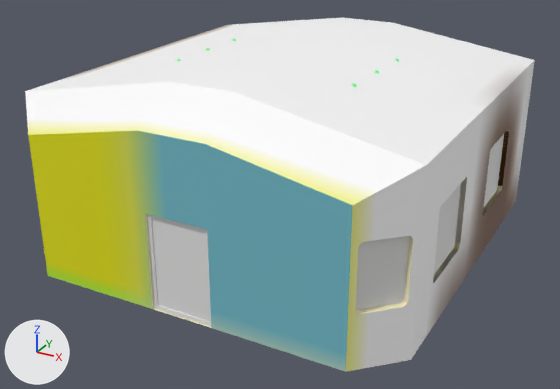
The Blender file Assets/_CookieClicker/3Dmodels/Blendfiles/Environment.blend as it was, and as the next commit left it.
One viewpoint serves both versions: a 50 mm camera at (7.58, -14.13, 7.95) aimed at (0.05, -0.44, 1.11). The axes (+X, +Y, +Z) are drawn at lower left. The lights are the same throughout.

Objects in the first picture: 'Building'.
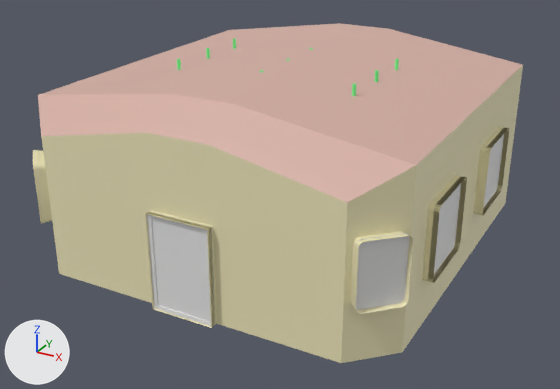
Where the newer file only moved an object's origin or applied its transform, the numbers keep the older frame.

The change in detail:
me_cube_001 is used by ob_building; location (0.0, 0.0, 4.0); scale (4.0, 4.0, 4.0).
me_cube_001 had 606 vertices, 536 faces and spanned x -1.05..1.05, y -1.04..1.06, z -1.0..0.05.
me_cube_001 now has 504 vertices, 375 faces and spans x -1.05..1.05, y -1.04..1.0, z -1.0..0.0.
Part 1, on me_cube_001:
102 vertices are removed from x -1.05..1.05, y -1.04..1.06, z -1.0..0.05.
161 faces are deleted.
me_cube_001 part 2: 371 kept faces spanning x -1.05..1.05, y -1.04..1.0, z -1.0..0.0 get new texture (UV) coordinates.

Location of each change, [x1, y1, x2, y2] in pixels of the pictures (560 x 389 px):
'Building', reshaped
    before: [25, 18, 535, 372]
    after: [33, 23, 523, 363]
part 1 of me_cube_001, deleted
    before: [25, 18, 535, 372]
part 2 of me_cube_001, surface changed
    before: [146, 128, 509, 328]
    after: [33, 23, 523, 363]
